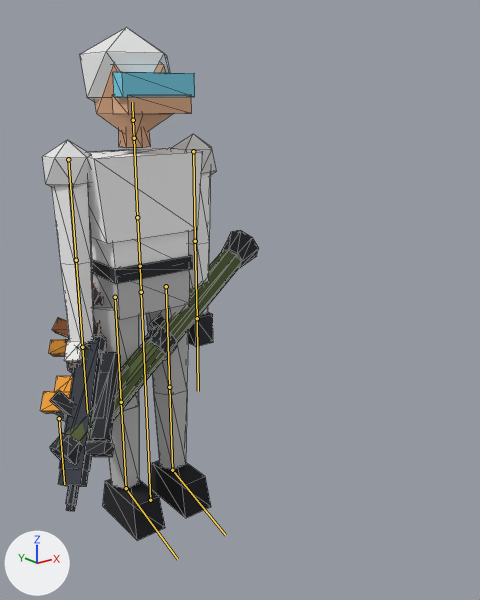
The glTF model client/public/models/player.glb as it was, and as the next commit left it.
Before and after are seen from a 50 mm lens placed at (-1.2, -2.09, 1.61), pointed at (0.19, -0.35, 0.92). The lights are fixed; the arrows at lower left show +X, +Y and +Z. The first picture is the older version. The bones that change, and the others that lie on the model, are drawn over the model as lines. Mesh edges are drawn as thin lines.

In view in the first picture: 'Player', 'weapon_ak5', 'weapon_bandage', 'weapon_carl_gustaf', 'weapon_grenade', 'weapon_revolver', 'weapon_sniper'.
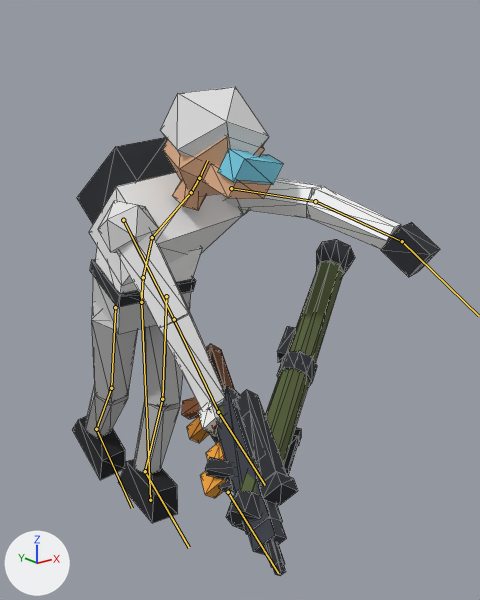
The newer file adds an action. The first version stands in its rest pose; the second is drawn at frame 11 of the action 'zombie_claw'.

The change in detail:
Bone 'hips' (bone_hips) moves from (0.0, 0.0, 0.0) to (0.0, -0.04, 0.0).
Bone 'hips' (bone_hips) turns from (0, 0, 0) to (10, 0, 0) degrees about its own x, y and z.
Bone 'spine' (bone_spine) turns from (0, 0, 0) to (15, 0, 0) degrees about its own x, y and z.
Bone 'chest' (bone_chest) turns from (0, 0, 0) to (25, 12, 0) degrees about its own x, y and z.
Bone 'neck' (bone_neck) turns from (0, 0, 0) to (-15, 0, -11) degrees about its own x, y and z.
Bone 'head' (bone_head) turns from (0, 0, 0) to (-10, 0, -7) degrees about its own x, y and z.
Bone 'upper_arm_L' (bone_upper_arm_l) turns from (0, 0, 0) to (-137, 0, 7) degrees about its own x, y and z.
Bone 'forearm_L' (bone_forearm_l) turns from (0, 0, 0) to (14, 0, 0) degrees about its own x, y and z.
Bone 'hand_L' (bone_hand_l) turns from (0, 0, 0) to (20, 0, 0) degrees about its own x, y and z.
Bone 'upper_arm_R' (bone_upper_arm_r) turns from (0, 0, 0) to (-78, 0, -14) degrees about its own x, y and z.
Bone 'forearm_R' (bone_forearm_r) turns from (0, 0, 0) to (3, 0, 0) degrees about its own x, y and z.
Bone 'hand_R' (bone_hand_r) turns from (0, 0, 0) to (-17, 0, 0) degrees about its own x, y and z.
Bone 'thigh_L' (bone_thigh_l) turns from (0, 0, 0) to (-11, 0, 6) degrees about its own x, y and z.
Bone 'shin_L' (bone_shin_l) turns from (0, 0, 0) to (17, 0, 0) degrees about its own x, y and z.
Bone 'foot_L' (bone_foot_l) turns from (0, 0, 0) to (-6, 0, 0) degrees about its own x, y and z.
Bone 'thigh_R' (bone_thigh_r) turns from (0, 0, 0) to (11, 0, -6) degrees about its own x, y and z.
Bone 'shin_R' (bone_shin_r) turns from (0, 0, 0) to (17, 0, 0) degrees about its own x, y and z.
Bone 'foot_R' (bone_foot_r) turns from (0, 0, 0) to (-6, 0, 0) degrees about its own x, y and z.

Boxes (x1, y1, x2, y2) around the edits, measured in the pictures (480 x 600 px):
'Player', posed (111% wider, 15% shorter): before (42, 28, 216, 541); after (72, 87, 440, 523)
'weapon_carl_gustaf', posed (28% narrower, 25% taller): before (50, 230, 259, 465); after (205, 239, 355, 532)
'weapon_sniper', posed (65% wider): before (54, 283, 121, 511); after (187, 344, 298, 576)
'weapon_ak5', posed (28% wider): before (40, 288, 106, 505); after (200, 349, 285, 567)
'weapon_bandage', posed: before (64, 341, 86, 364); after (198, 403, 223, 433)
'weapon_revolver', posed: before (52, 317, 73, 422); after (182, 397, 234, 492)
'weapon_grenade', posed (mostly hidden): before (69, 349, 103, 368); after (207, 399, 238, 436)
bone 'hips', root to tip: before (141, 292) to (140, 266); after (141, 302) to (143, 277)
bone 'spine', root to tip: before (140, 266) to (137, 217); after (143, 277) to (152, 237)
bone 'chest', root to tip: before (137, 217) to (134, 138); after (152, 237) to (191, 192)
bone 'neck', root to tip: before (134, 138) to (133, 120); after (191, 192) to (199, 178)
bone 'head', root to tip: before (133, 120) to (132, 102); after (199, 178) to (207, 160)
bone 'upper_arm_L', root to tip: before (193, 151) to (195, 241); after (231, 188) to (315, 201)
bone 'forearm_L', root to tip: before (195, 241) to (197, 318); after (315, 201) to (402, 241)
bone 'hand_L', root to tip: before (197, 318) to (198, 391); after (402, 241) to (479, 316)
bone 'upper_arm_R', root to tip: before (68, 159) to (76, 260); after (123, 220) to (174, 319)
bone 'forearm_R', root to tip: before (76, 260) to (82, 347); after (174, 319) to (218, 412)
bone 'hand_R', root to tip: before (82, 347) to (87, 413); after (218, 412) to (265, 485)
bone 'thigh_L', root to tip: before (166, 286) to (169, 387); after (166, 296) to (162, 399)
bone 'shin_L', root to tip: before (169, 387) to (172, 470); after (162, 399) to (145, 471)
bone 'foot_L', root to tip: before (172, 470) to (225, 535); after (145, 471) to (189, 547)
bone 'thigh_R', root to tip: before (115, 297) to (121, 402); after (115, 307) to (111, 388)
bone 'shin_R', root to tip: before (121, 402) to (126, 488); after (111, 388) to (96, 429)
bone 'foot_R', root to tip: before (126, 488) to (177, 559); after (96, 429) to (132, 508)
